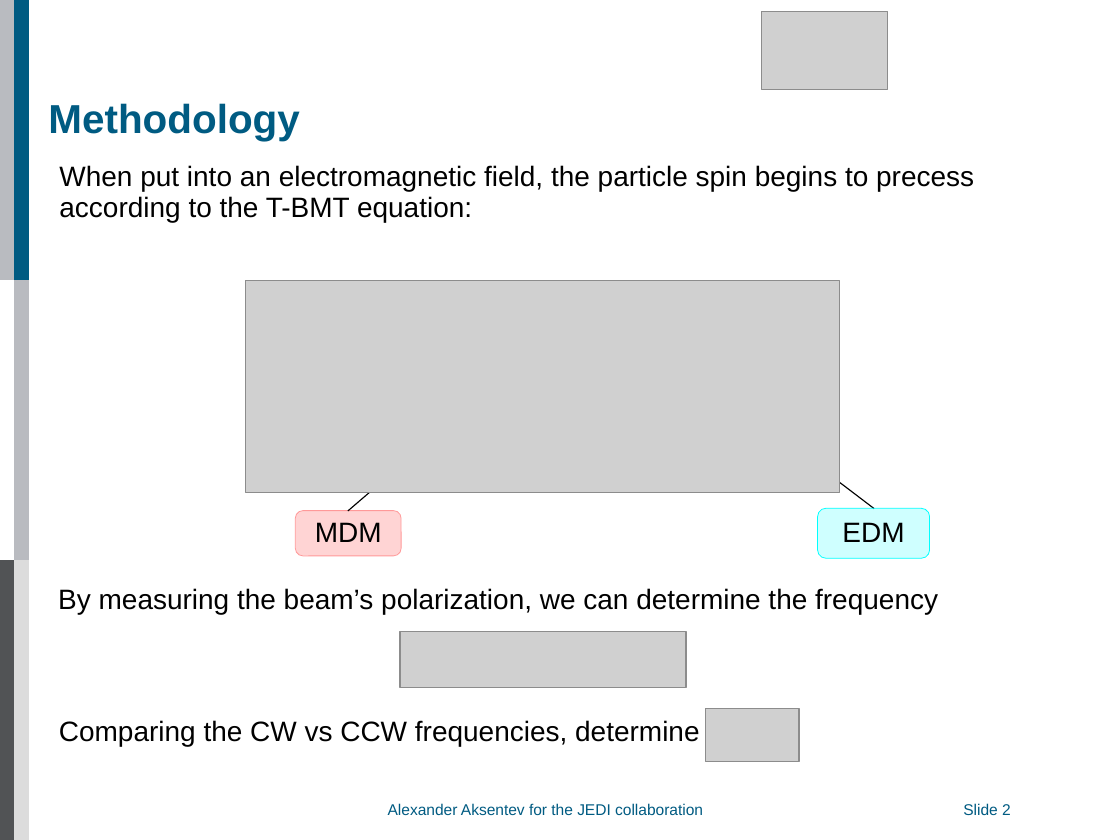
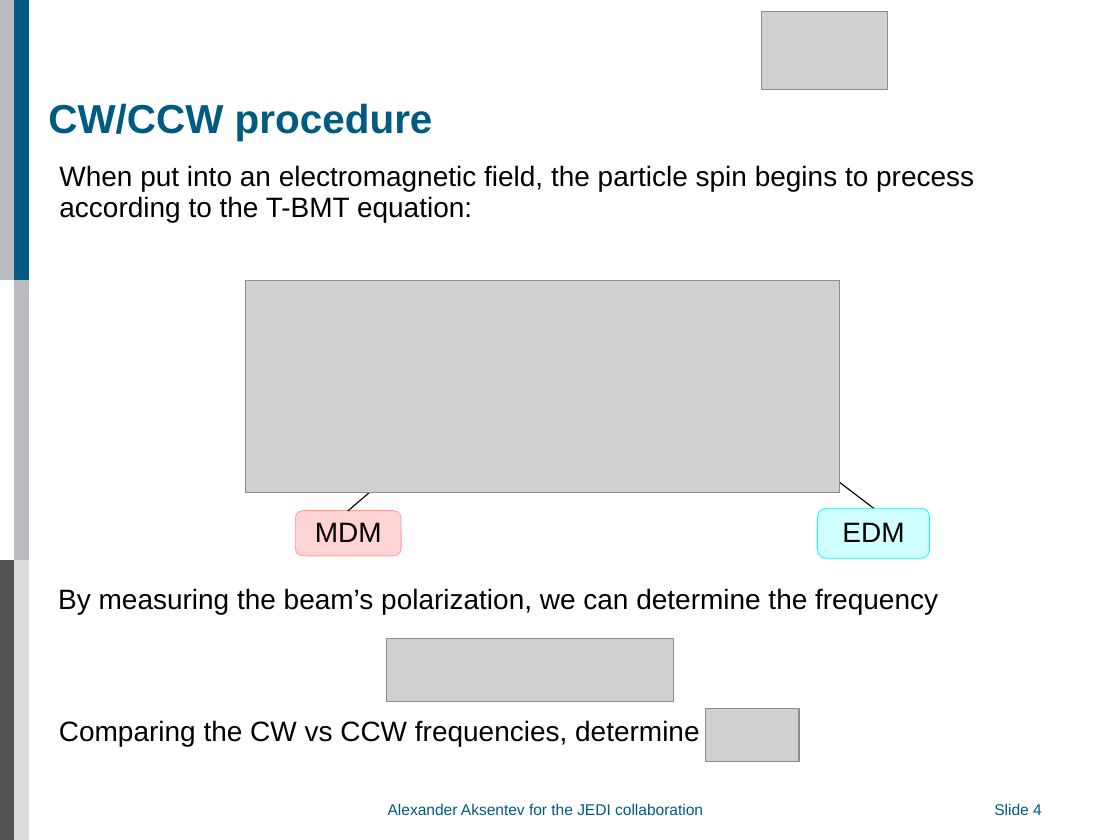
Before and after one commit to AlexAksentyev/EDM, a slide deck: slide 4 of Reports/DPG/DPG_proto.ppt (slide 2 before the commit). Drawn at 1120x840 pixels with LibreOffice and Linux fonts; fonts in the diff are those of the drawing; grey boxes stand for pictures; background and template pictures are left out. Boxes give left, top, right and bottom in pixels: in the first picture for what was removed or moved away, otherwise in the second. Text is boxed around its words. In the diff, an @@ line names an element or a change of style, - is before the commit and + after.

```diff
--- a/Reports/DPG/DPG_proto.ppt
+++ b/Reports/DPG/DPG_proto.ppt
@@ text at bbox=[48, 103, 433, 141]: text changed @@
-Methodology
+CW/CCW procedure
@@ picture: place and size @@
-picture at bbox=[400, 632, 685, 688]
+picture at bbox=[386, 638, 673, 702]
@@ page number at bbox=[994, 803, 1042, 815]: text changed @@
-Slide 2
+Slide 4
@@ page number: place and size @@
-page number at bbox=[963, 800, 1073, 819]
+page number at bbox=[995, 800, 1104, 819]
```
Also in this commit, not shown: 7 other slides changed, 3 slides added, 1 slide removed, 5 other files.
